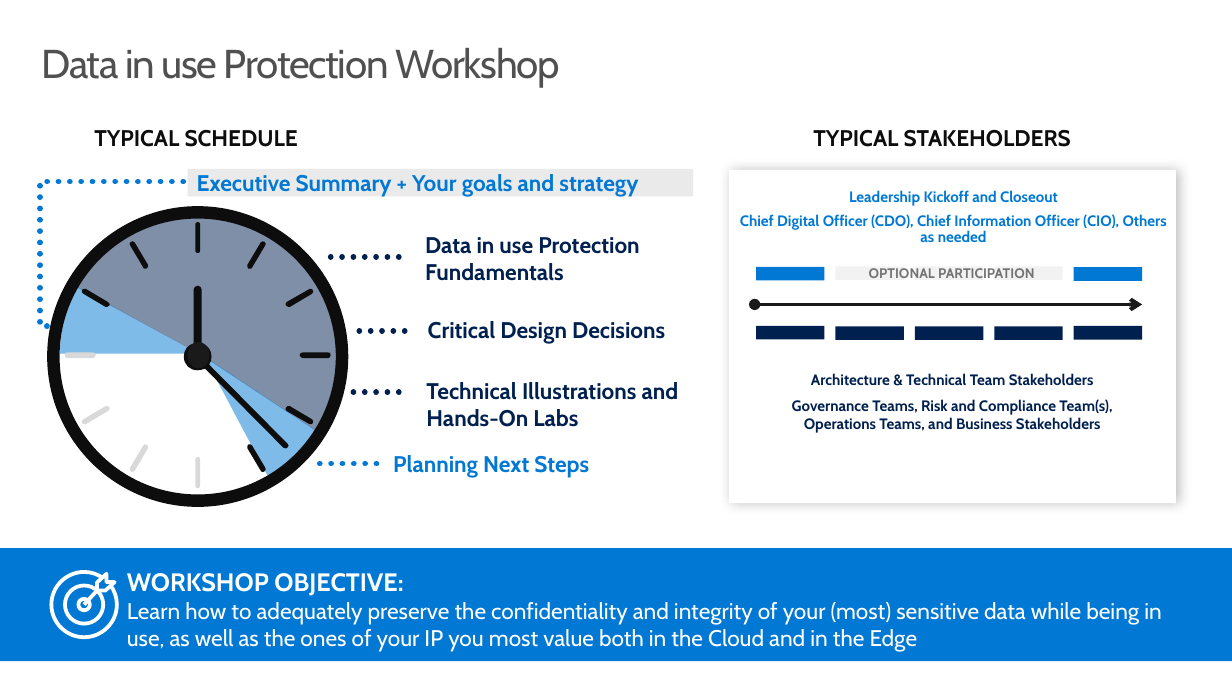
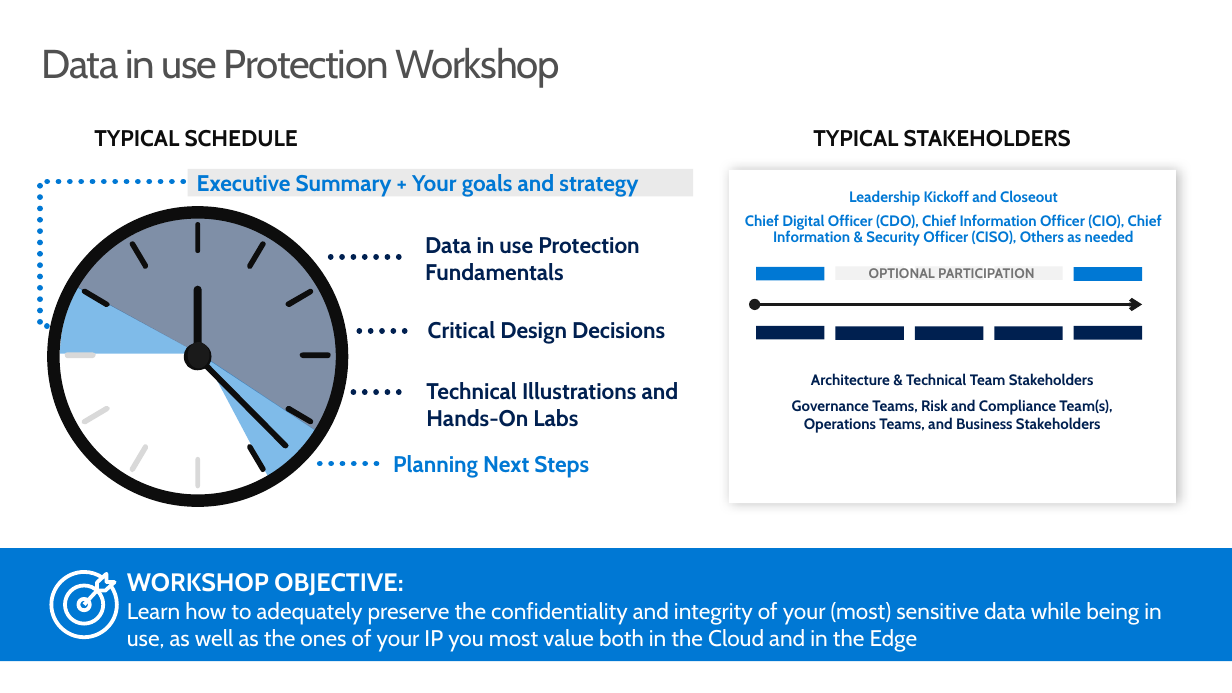
Before and after one commit to microsoft/data-in-use-protection-workshop, a slide deck: slide 2 of decks/Data in use Protection Compass - Introduction.pptx. Drawn at 1232x693 pixels with LibreOffice and Linux fonts; fonts in the diff are those of the drawing. Boxes give left, top, right and bottom in pixels: in the first picture for what was removed or moved away, otherwise in the second. Text is boxed around its words. In the diff, an @@ line names an element or a change of style, - is before the commit and + after.

```diff
--- a/decks/Data in use Protection Compass - Introduction.pptx
+++ b/decks/Data in use Protection Compass - Introduction.pptx
@@ text at <box>745,214,1162,246</box>: text changed @@
-  Chief Digital Officer (CDO), Chief Information Officer (CIO), Others as needed
+  Chief Digital Officer (CDO), Chief Information Officer (CIO), Chief Information & Security Officer (CISO), Others as needed
```
Also in this commit, not shown: 1 other slide changed.
